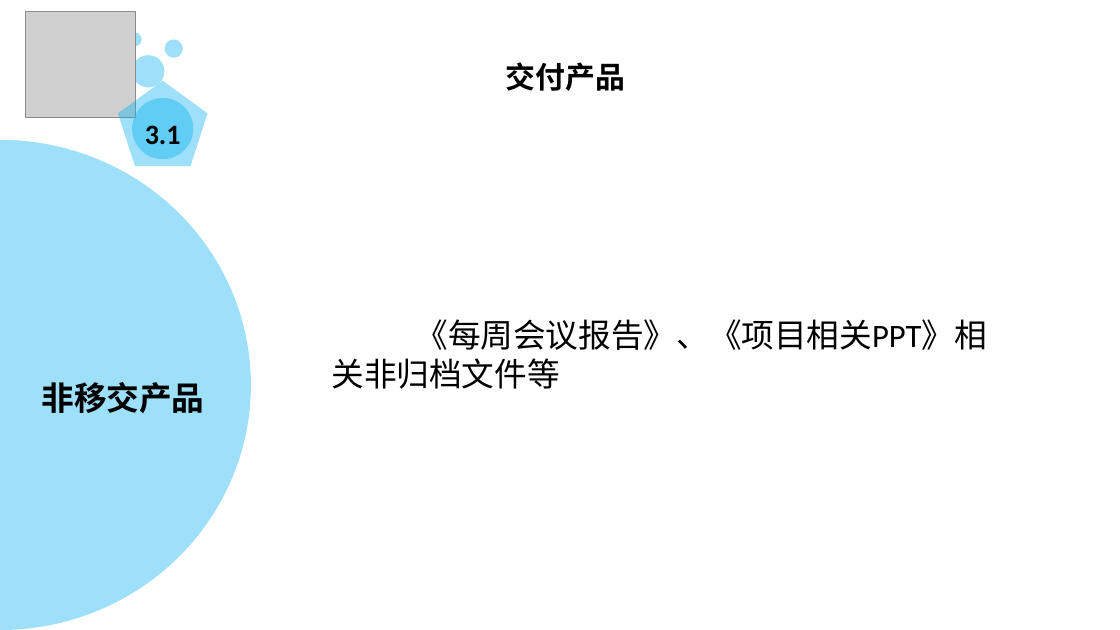
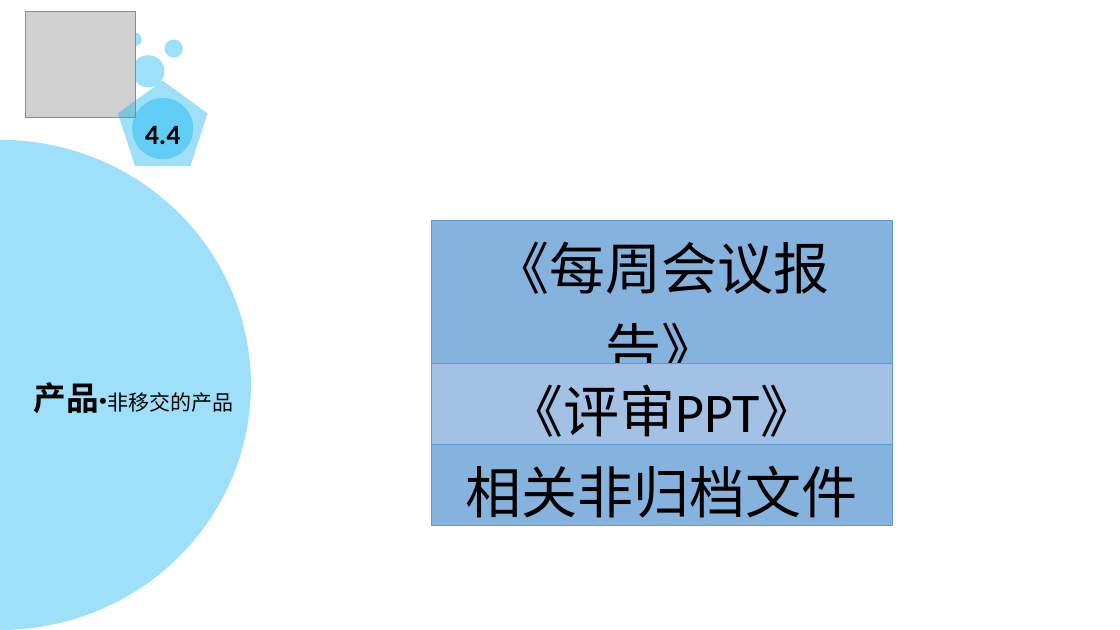
Before and after one commit to PRD2018-G13/PRD2018-G13-TeamProject, a slide deck: slide 30 of PRD2018-G13组项目/软件工程系列课程教学辅助网站/受控文档/分析设计/PRD2018-G13-项目里程碑.pptx (slide 32 before the commit). Drawn at 1120x630 pixels with LibreOffice and Linux fonts; fonts in the diff are those of the drawing; grey boxes stand for pictures; background and template pictures are left out. Boxes give left, top, right and bottom in pixels: in the first picture for what was removed or moved away, otherwise in the second. Text is boxed around its words. In the diff, an @@ line names an element or a change of style, - is before the commit and + after.

```diff
--- a/PRD2018-G13组项目/软件工程系列课程教学辅助网站/受控文档/分析设计/PRD2018-G13-项目里程碑.pptx
+++ b/PRD2018-G13组项目/软件工程系列课程教学辅助网站/受控文档/分析设计/PRD2018-G13-项目里程碑.pptx
@@ text removed at (506,62,625,91) @@
-交付产品
@@ text in pentagon at (145,125,181,144): text changed @@
-3.1
+4.4
@@ table added at (431,220,892,531), 3 rows, 1 columns @@
+《每周会议报告》
+《评审PPT》
+相关非归档文件
@@ text removed at (331,319,986,389) @@
-《每周会议报告》、《项目相关PPT》相关非归档文件等
@@ text at (33,382,233,413): text changed; size 28 to 18 pt; bold off @@
-非移交产品
+产品·非移交的产品
```
Also in this commit, not shown: 18 other slides changed, 59 slides added, 57 slides removed.
